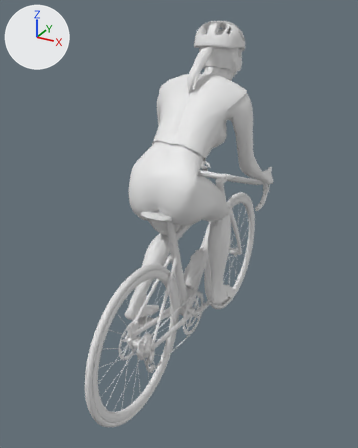
An edit to the glTF model app/assets/models/riders/rider_female_winter.glb, drawn before and after from the same camera.
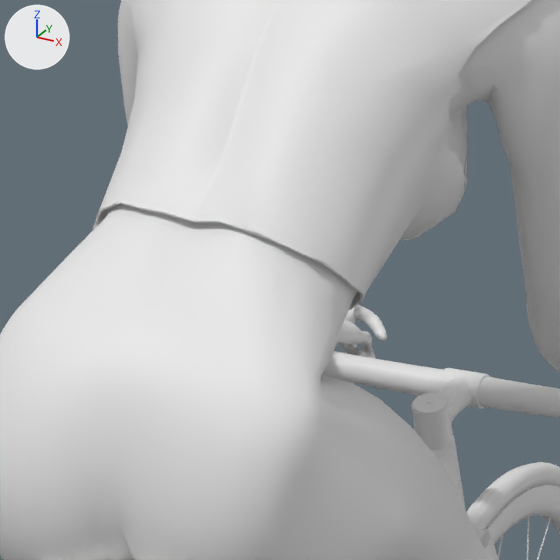
Each version appears first whole from a camera (50 mm lens) standing at (0.96, -1.883, 1.622) and looking at (-0.043, -0.06, 0.71), and next in a close-up on the part from 37% to 68% of the width and 22% to 47% of the height. Every picture has the same lights, and +X, +Y and +Z are marked at upper left. The last two pictures show the newer version. Vertices at exactly the same position are counted once.

Names of what the first close-up shows: 'body', 'frame', 'wheel_front'.
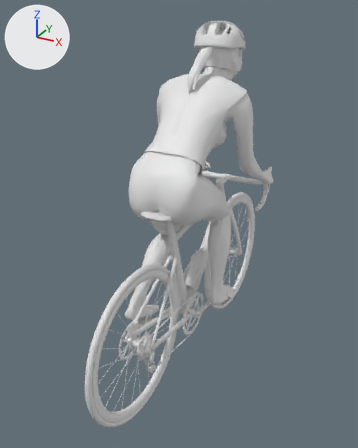
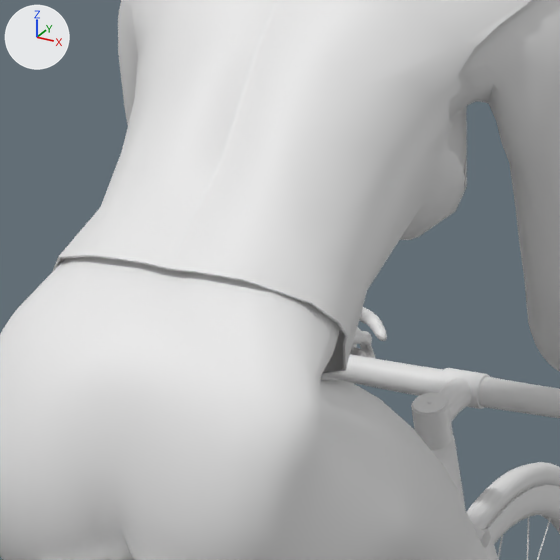
The change in detail:
me_geo_body_female_realistic_001 has 20917 vertices, 41817 faces and spans x -0.232..0.232, y -0.294..0.565, z 0.286..1.565.
me_geo_body_female_realistic_001 is used by ob_body; location (0.0, -0.083, 0.0).
me_geo_body_female_realistic_001 part 1: 76 of 20917 vertices moved; they spanned x -0.124..0.125, y -0.117..-0.003, z 0.994..1.125 and now span x -0.135..0.132, y -0.154..-0.011, z 0.976..1.122; mean shift (0.001, -0.029, -0.022); largest move (0.103, -0.022, 1.044) -> (0.106, -0.053, 0.995).

Location of each change, (x1, y1, x2, y2) in pixels of the close-ups (560 x 560 px; the box of a moved part takes in the faces that stretch with it):
part 1 of me_geo_body_female_realistic_001, moved or reshaped: before (93, 189, 367, 311); after (52, 189, 367, 374)
